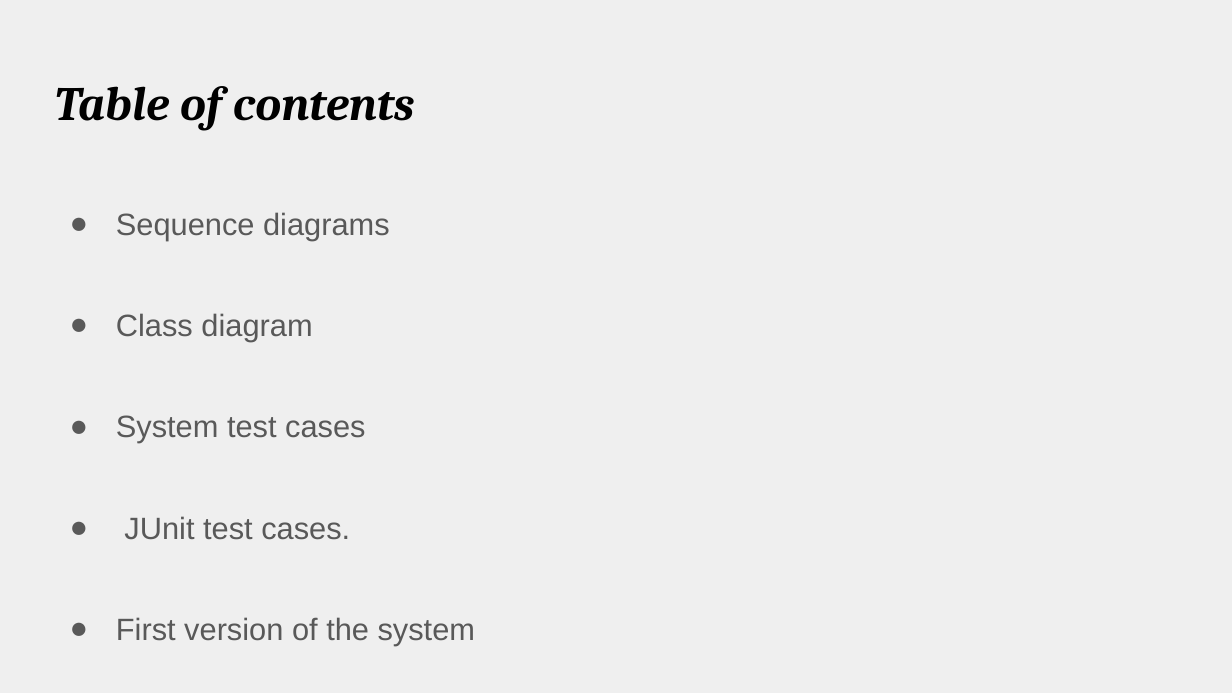
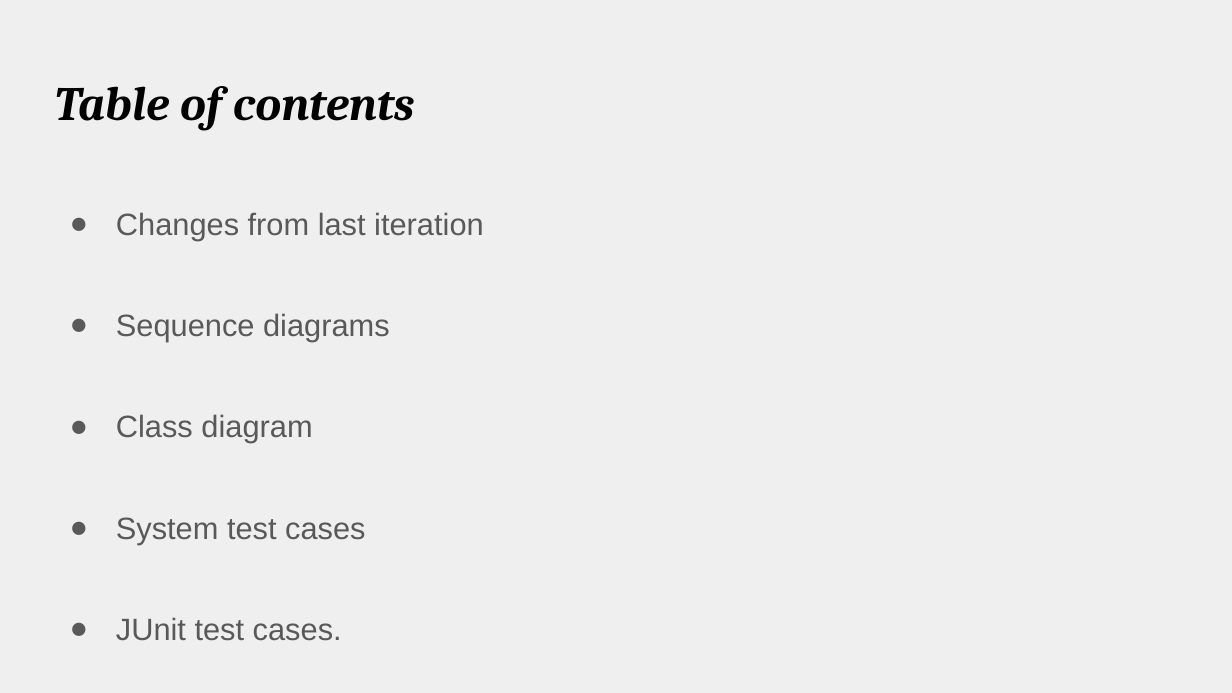
Before and after one commit to amgunden/cs414-f17-301-chessire-coders, a slide deck: slide 2 of documentation/P3 Presentation.pptx. Drawn at 1232x693 pixels with LibreOffice and Linux fonts; fonts in the diff are those of the drawing. Boxes give left, top, right and bottom in pixels: in the first picture for what was removed or moved away, otherwise in the second. Text is boxed around its words. In the diff, an @@ line names an element or a change of style, - is before the commit and + after.

```diff
--- a/documentation/P3 Presentation.pptx
+++ b/documentation/P3 Presentation.pptx
@@ text at <box>116,212,484,240</box>: paragraph added @@
+● Changes from last iteration
```
Also in this commit, not shown: 2 slides added, 3 other files.
